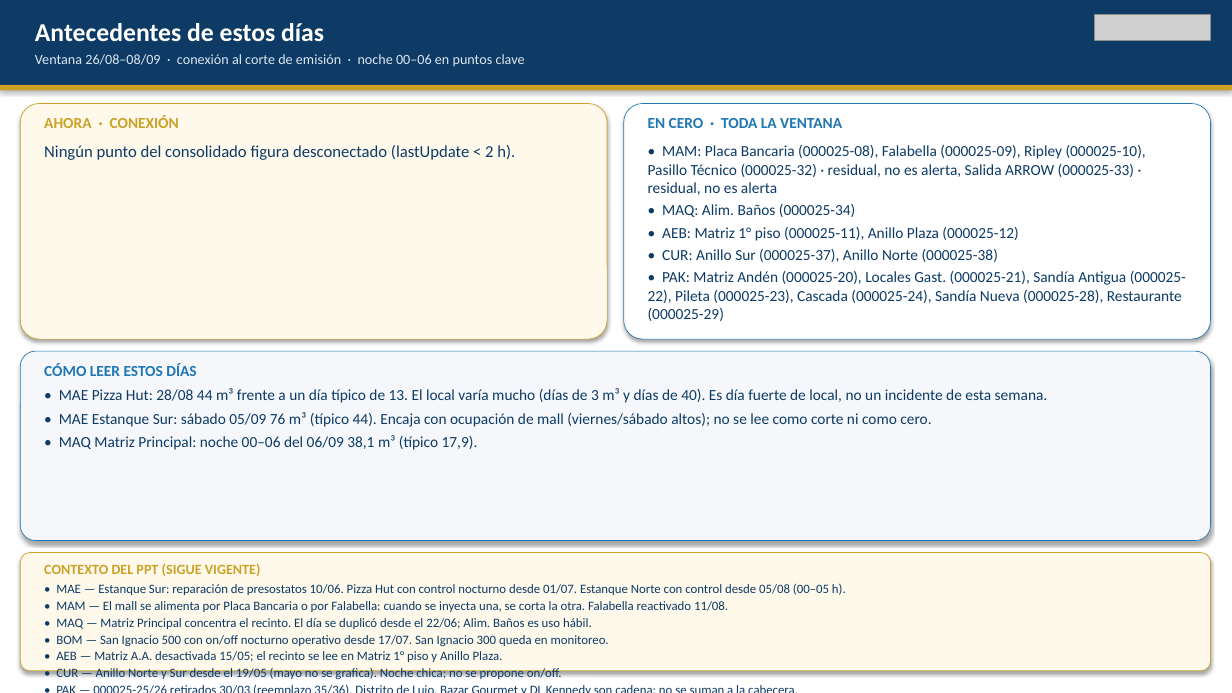
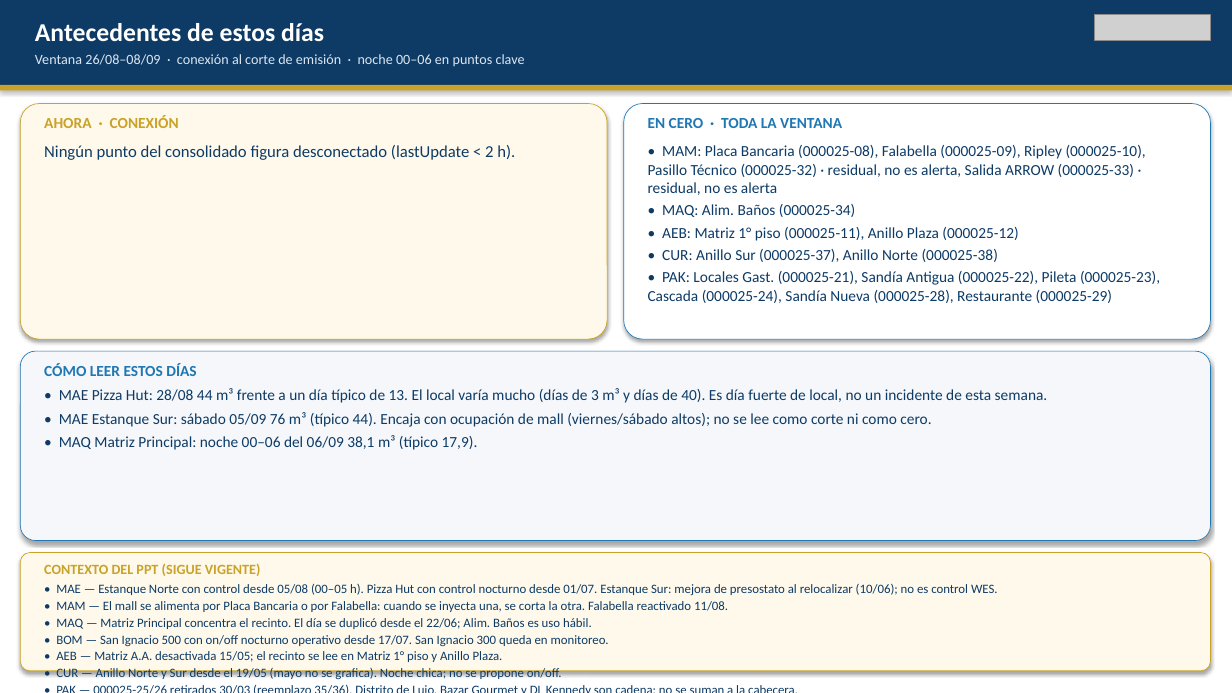
Before and after one commit to anibaloperacionesWes/wes-scripts, a slide deck: slide 3 of reports/Parque_Arauco/CONSOLIDADO/Consolidado_PA_7malls_20260908.pptx. Drawn at 1232x693 pixels with LibreOffice and Linux fonts; fonts in the diff are those of the drawing; grey boxes stand for pictures. Boxes give left, top, right and bottom in pixels: in the first picture for what was removed or moved away, otherwise in the second. Text is boxed around its words. In the diff, an @@ line names an element or a change of style, - is before the commit and + after.

```diff
--- a/reports/Parque_Arauco/CONSOLIDADO/Consolidado_PA_7malls_20260908.pptx
+++ b/reports/Parque_Arauco/CONSOLIDADO/Consolidado_PA_7malls_20260908.pptx
@@ text at [648, 271, 1160, 303]: text changed @@
-• PAK: Matriz Andén (000025-20), Locales Gast. (000025-21), Sandía Antigua (000025-22), Pileta (000025-23), Cascada (000025-24), Sandía Nueva (000025-28), Restaurante (000025-29)
+• PAK: Locales Gast. (000025-21), Sandía Antigua (000025-22), Pileta (000025-23), Cascada (000025-24), Sandía Nueva (000025-28), Restaurante (000025-29)
@@ text at [56, 583, 998, 595]: text changed @@
-• MAE — Estanque Sur: reparación de presostatos 10/06. Pizza Hut con control nocturno desde 01/07. Estanque Norte con control desde 05/08 (00–05 h).
+• MAE — Estanque Norte con control desde 05/08 (00–05 h). Pizza Hut con control nocturno desde 01/07. Estanque Sur: mejora de presostato al relocalizar (10/06); no es control WES.
```
Also in this commit, not shown: 3 other slides changed, 1 slide added, 10 other files.
